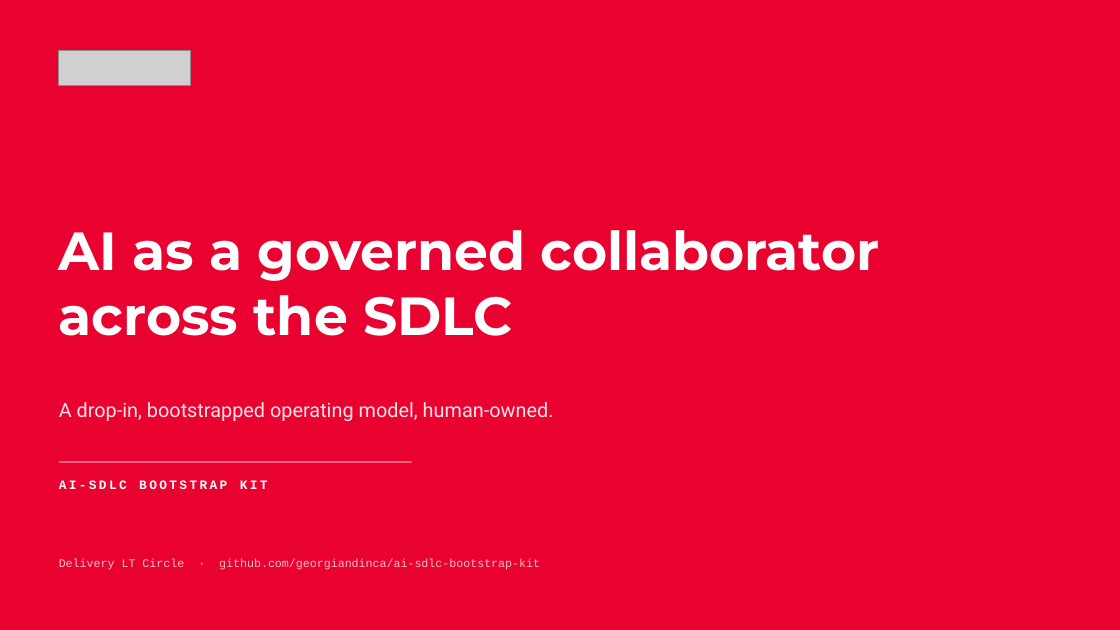
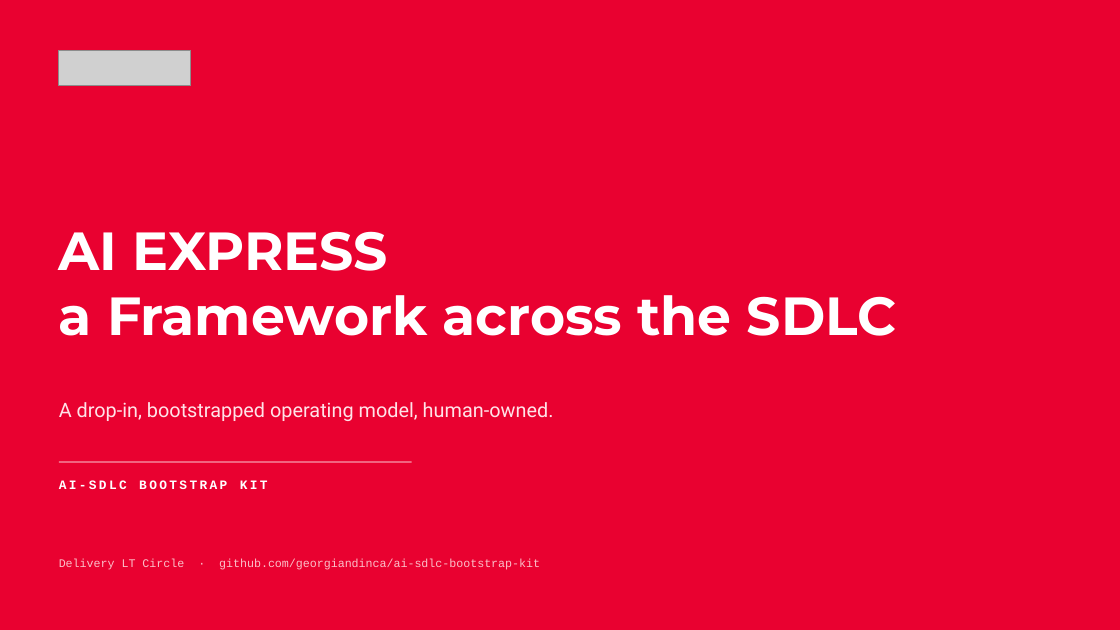
Before and after one commit to georgiandinca/ai-sdlc-bootstrap-kit, a slide deck: slide 1 of docs/presentation/ai-sdlc-bootstrap.pptx. Drawn at 1120x630 pixels with LibreOffice and Linux fonts; fonts in the diff are those of the drawing; grey boxes stand for pictures. Boxes give left, top, right and bottom in pixels: in the first picture for what was removed or moved away, otherwise in the second. Text is boxed around its words. In the diff, an @@ line names an element or a change of style, - is before the commit and + after.

```diff
--- a/docs/presentation/ai-sdlc-bootstrap.pptx
+++ b/docs/presentation/ai-sdlc-bootstrap.pptx
@@ text at (59,231,897,336): text changed @@
-AI as a governed collaborator
-across the SDLC
+AI EXPRESS
+a Framework across the SDLC
```
Also in this commit, not shown: 3 other slides changed.
